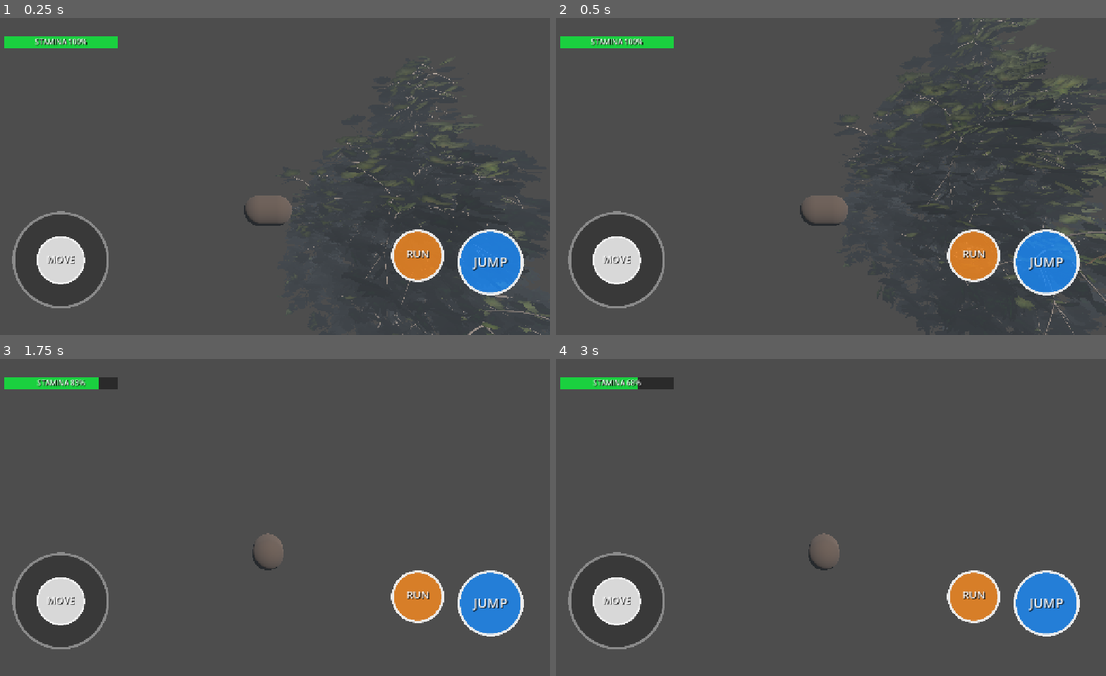
Above: before the commit, frames 1-4 (two rows, left to right).
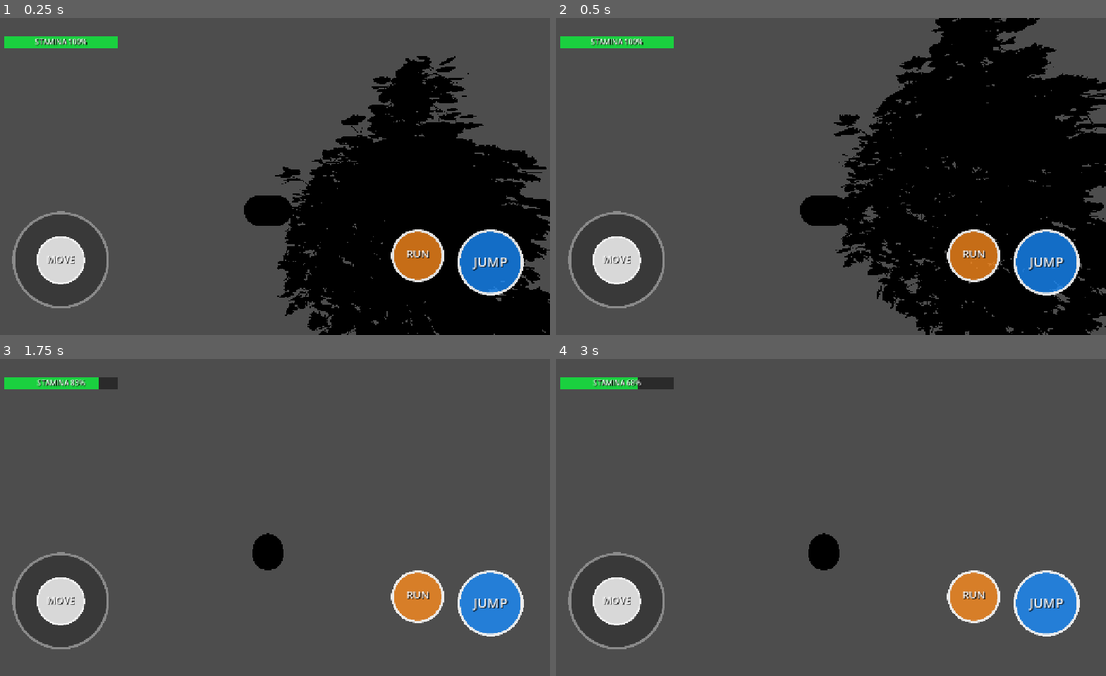
Above: after the commit, the same moments.

Repository: mehmetdem2005/Acik-dunya_oyun
Game: Godot game, scene res://scenes/world/world.tscn
Two runs of this game, one before a commit and one after it. Both use one fixed random seed, a clock stepped at 60 frames per second and the inputs below.
Inputs (mouse positions are in pixels of both pictures, inside the frame that each line leads up to):
- Up to frame 1 (0.25 s): no input
- Up to frame 2 (0.5 s): no input
- Up to frame 3 (1.75 s): move the mouse to (390, 501) at 0.52 s; hold D 0.53-1.25 s; hold Shift 0.53-1.25 s; click (390, 501) at 0.67 s; tap Space at 0.77 s; drag from (154, 533) to (242, 580) at 1.27 s
- Up to frame 4 (3 s): tap Enter at 2 s; move the mouse to (880, 447) at 2.02 s; hold D 2.03-2.75 s; hold Shift 2.03-2.75 s; tap Space at 2.75 s; drag from (798, 580) to (655, 469) at 2.77 s

The runs differ from the first frame. In frame 1, 27% of the frame differs, in the area x 44-100%, y 12-100%; in frame 2, 34%, in the area x 44-100%, y 0-100%; in frame 3, 0.5%; in frame 4, 0.5%.

Commit message:
world.tscn temiz model instance + ışık/env çıkarıldı + 4.6 add_child ertelemeleri
- world.tscn: script'li PineTree node'u -> pine_tree_scene.tscn
  INSTANCE'ı (tek kaynak; transform 4,0,-4 + generate_collision=true
  korundu). DirectionalLight3D + WorldEnvironment + Environment_1
  KALDIRILDI (kullanıcı isteği). NOT: dünya artık ışıksız.
- terrain_runtime_loader: enable_fog_runtime=false +
  create_world_environment_if_missing=false (world.tscn override) ->
  env yokken runtime'da WorldEnvironment ÜRETMEZ (kullanıcı env
  istemiyor) + _setup_fog_environment add_child'ı call_deferred
  (4.6 "busy setting up children" defansif düzeltme).
- pine_tree _ready: rebuild() -> rebuild.call_deferred() (instance
  edilen sahnede _ready'de add_child 4.6'da yasak).
world.tscn headless: busy/invalid-path/parse hatası YOK (yalnız
zararsız "manifest yok" fallback uyarısı). pine_tree_scene temiz.

https://claude.ai/code/session_01SAupt6yXBr9DzE6Ykd1e1F

Diff:
--- a/mouse_open_world_clean_project/scenes/world/world.tscn
+++ b/mouse_open_world_clean_project/scenes/world/world.tscn
@@ -1,50 +1,21 @@
-[gd_scene load_steps=5 format=3]
+[gd_scene load_steps=4 format=3]
 
 [ext_resource type="Script" path="res://scripts/terrain/terrain_runtime_loader.gd" id="1_terrain_runtime"]
 [ext_resource type="Script" path="res://scripts/world/world_runtime_spawner.gd" id="2_spawner"]
-[ext_resource type="Script" path="res://scripts/world/pine_tree.gd" id="3_pine"]
-
-[sub_resource type="Environment" id="Environment_1"]
-background_mode = 2
-ambient_light_source = 1
-ambient_light_color = Color(0.55, 0.58, 0.62, 1)
-ambient_light_energy = 0.75
-fog_enabled = true
-fog_light_color = Color(0.58, 0.62, 0.66, 1)
-fog_density = 0.025
-fog_aerial_perspective = 0.2
+[ext_resource type="PackedScene" path="res://scenes/world/pine_tree_scene.tscn" id="3_pinescene"]
 
 [node name="World" type="Node3D"]
 
 [node name="TerrainRuntime" type="Node3D" parent="."]
 script = ExtResource("1_terrain_runtime")
+enable_fog_runtime = false
+create_world_environment_if_missing = false
 
 [node name="LoadedChunks" type="Node3D" parent="TerrainRuntime"]
 
 [node name="RuntimeSpawner" type="Node" parent="."]
 script = ExtResource("2_spawner")
 
-[node name="DirectionalLight3D" type="DirectionalLight3D" parent="."]
-transform = Transform3D(0.819152, -0.40558, 0.40558, 0, 0.707107, 0.707107, -0.573576, -0.579228, 0.579228, 0, 0, 0)
-light_energy = 1.25
-shadow_enabled = true
-
-[node name="WorldEnvironment" type="WorldEnvironment" parent="."]
-environment = SubResource("Environment_1")
-
-[node name="PineTree" type="Node3D" parent="."]
+[node name="PineTree" parent="." instance=ExtResource("3_pinescene")]
 transform = Transform3D(1, 0, 0, 0, 1, 0, 0, 0, 1, 4, 0, -4)
-script = ExtResource("3_pine")
-total_height = 9.0
-trunk_radius = 0.22
-crown_start_ratio = 0.3
-crown_radius = 2.2
-branch_count = 56
-branch_droop = 0.3
-blades_per_branch = 3
-frond_size = 1.4
-trunk_sides = 14
-fine_twigs = true
-twigs_per_shoot = 2
-seed = 20260516
 generate_collision = true
--- a/mouse_open_world_clean_project/scripts/terrain/terrain_runtime_loader.gd
+++ b/mouse_open_world_clean_project/scripts/terrain/terrain_runtime_loader.gd
@@ -213,7 +213,8 @@
 		if parent_node != null:
 			_world_environment = WorldEnvironment.new()
 			_world_environment.name = "WorldEnvironment"
-			parent_node.add_child(_world_environment)
+			# Godot 4.6: _ready sırasında ebeveyne add_child yasak -> ertele.
+			parent_node.add_child.call_deferred(_world_environment)
 	if _world_environment == null:
 		return
 	if _world_environment.environment == null:
--- a/mouse_open_world_clean_project/scripts/world/pine_tree.gd
+++ b/mouse_open_world_clean_project/scripts/world/pine_tree.gd
@@ -105,7 +105,9 @@
 const _TEX_ROOT := "res://assets/trees/pine_ultra_mobile/textures/"
 
 func _ready() -> void:
-	rebuild()
+	# Godot 4.6: instance edilen sahnede _ready sırasında add_child
+	# ("busy setting up children") yasak -> ilk yapımı bir kare ertele.
+	rebuild.call_deferred()
 
 func rebuild() -> void:
 	for c in get_children():
